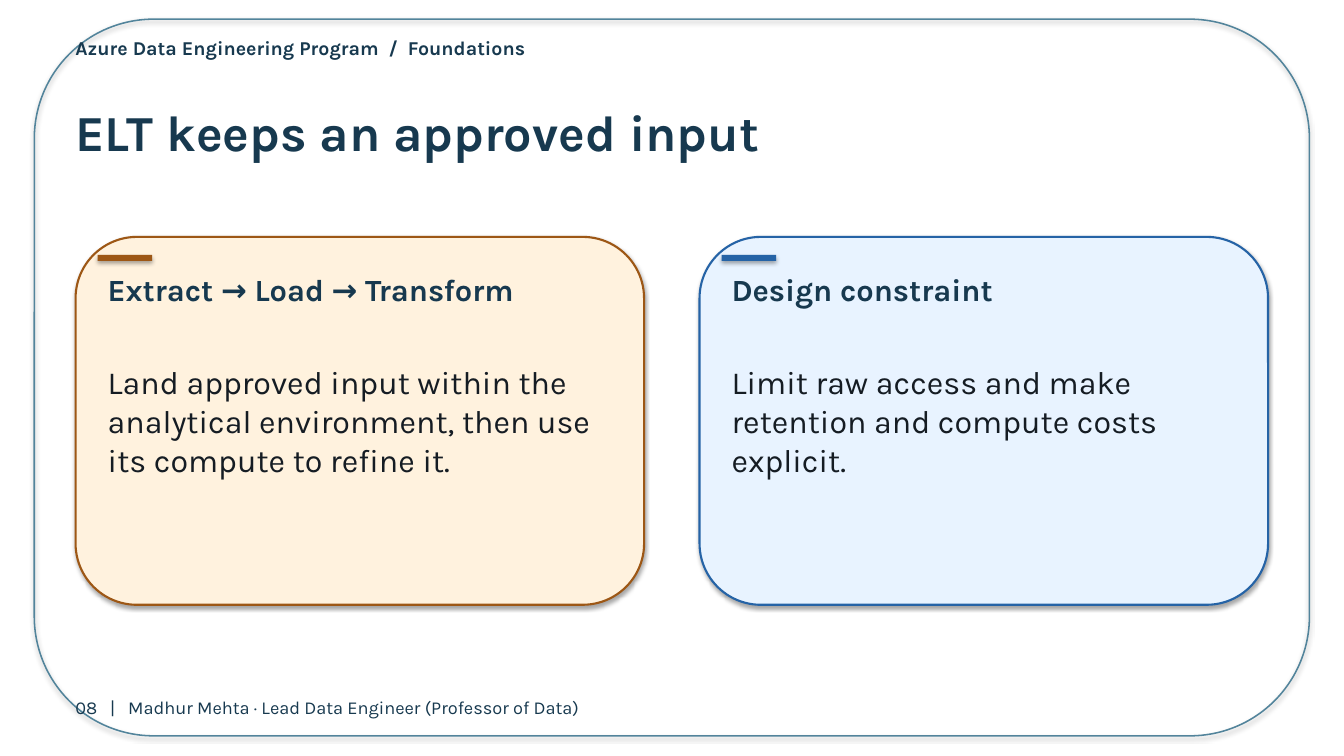
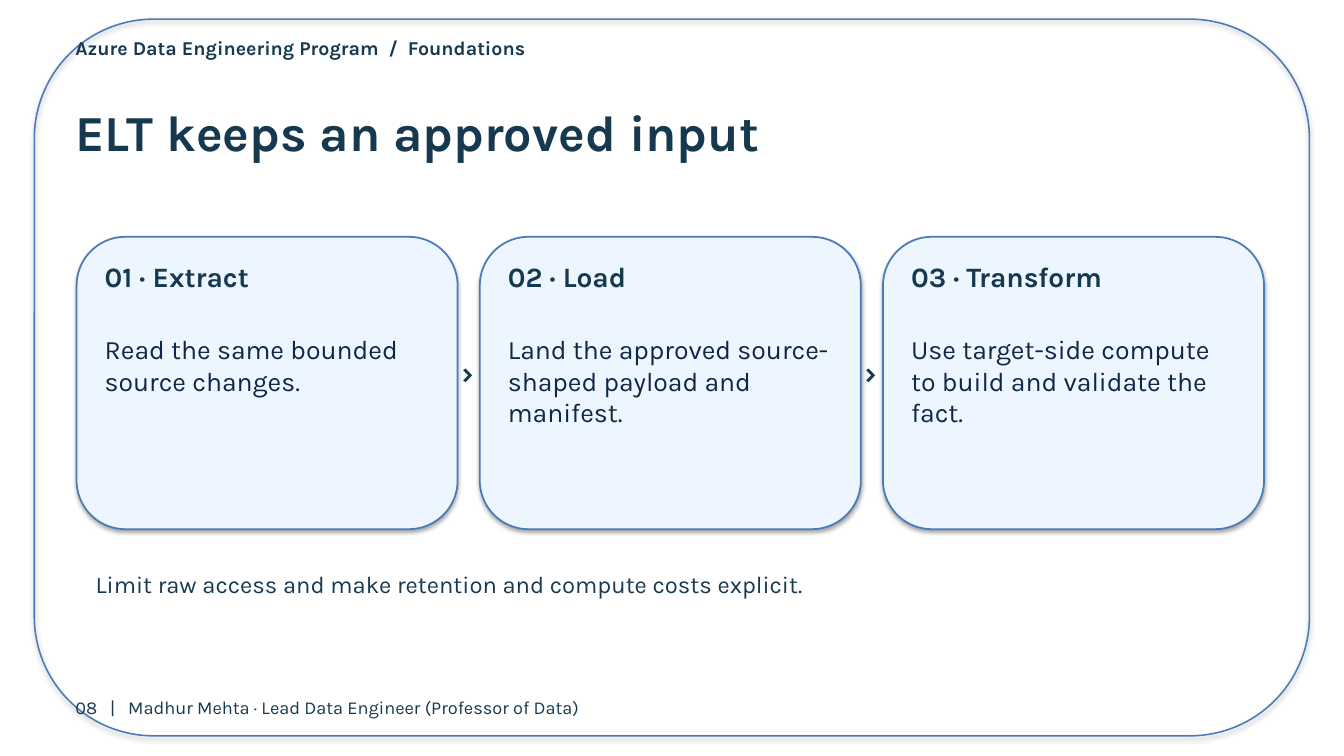
Before and after one commit to Techskills-Aus/azure-data-engineering, a slide deck: slide 8 of 01-data-engineering-foundations/02-oltp-olap-etl-elt/presentation/day02-processing.pptx. Drawn at 1344x756 pixels with LibreOffice and Linux fonts; fonts in the diff are those of the drawing. Boxes give left, top, right and bottom in pixels: in the first picture for what was removed or moved away, otherwise in the second. Text is boxed around its words. In the diff, an @@ line names an element or a change of style, - is before the commit and + after.

```diff
--- a/01-data-engineering-foundations/02-oltp-olap-etl-elt/presentation/day02-processing.pptx
+++ b/01-data-engineering-foundations/02-oltp-olap-etl-elt/presentation/day02-processing.pptx
@@ rounded rectangle at [34,19,1310,736]: outline #52849B 1.1 pt to #497BB8 1.1 pt @@
@@ rounded rectangle removed at [76,237,644,605] @@
@@ rounded rectangle added at [77,237,458,529], fill #EDF5FF, outline #497BB8 1.25 pt @@
@@ rounded rectangle added at [480,237,861,529], fill #EDF5FF, outline #497BB8 1.25 pt @@
@@ rounded rectangle removed at [700,237,1268,605] @@
@@ rounded rectangle added at [883,237,1264,529], fill #EDF5FF, outline #497BB8 1.25 pt @@
@@ rectangle removed at [98,255,152,261] @@
@@ text added at [105,268,249,288], 20 pt, text #17394F, bold @@
+01 · Extract
@@ text added at [508,267,626,288], 20 pt, text #17394F, bold @@
+02 · Load
@@ rectangle removed at [722,255,776,261] @@
@@ text added at [911,267,1101,288], 20 pt, text #17394F, bold @@
+03 · Transform
@@ text removed at [108,279,514,302] @@
-Extract → Load → Transform
@@ text removed at [732,279,993,309] @@
-Design constraint
@@ text added at [105,341,397,398], 19 pt, text #102743 @@
+Read the same bounded source changes.
@@ text added at [452,348,497,393], 23 pt, text #17394F, bold @@
+›
@@ text added at [508,341,828,423], 19 pt, text #102743 @@
+Land the approved source-shaped payload and manifest.
@@ text added at [855,348,900,393], 23 pt, text #17394F, bold @@
+›
@@ text added at [911,340,1209,423], 19 pt, text #102743 @@
+Use target-side compute to build and validate the fact.
@@ text removed at [108,372,590,480] @@
-Land approved input within the analytical environment, then use its compute to refine it.
@@ text "Limit raw access and make ...": place and size @@
-text "Limit raw access and make ..." at [732,372,1157,480]
+text "Limit raw access and make ..." at [96,576,803,599]
@@ text "Limit raw access and make ..." at [96,576,803,599]: size 23 to 17 pt, text colour #151C23 to #17394F @@
```
Also in this commit, not shown: 17 other slides changed.
